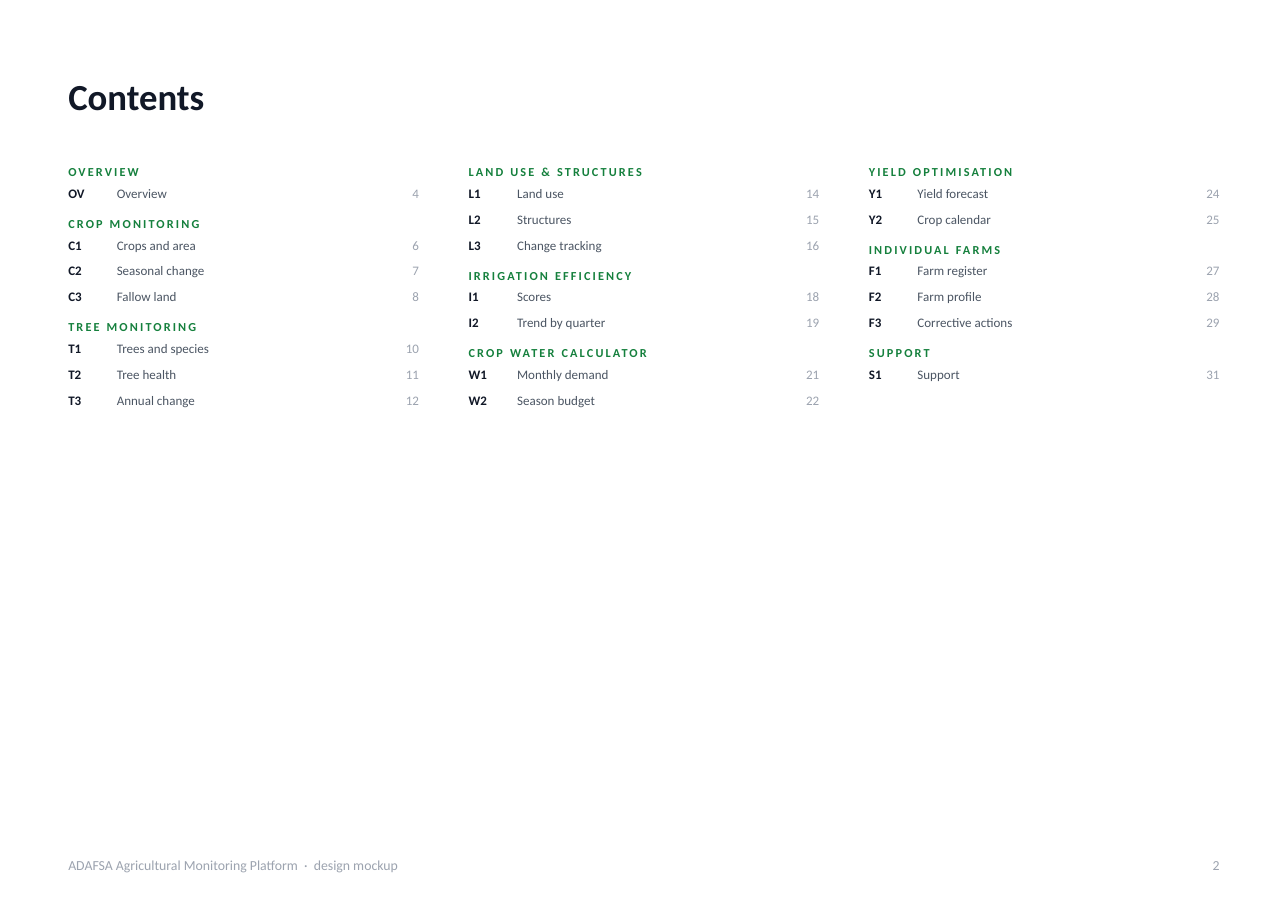
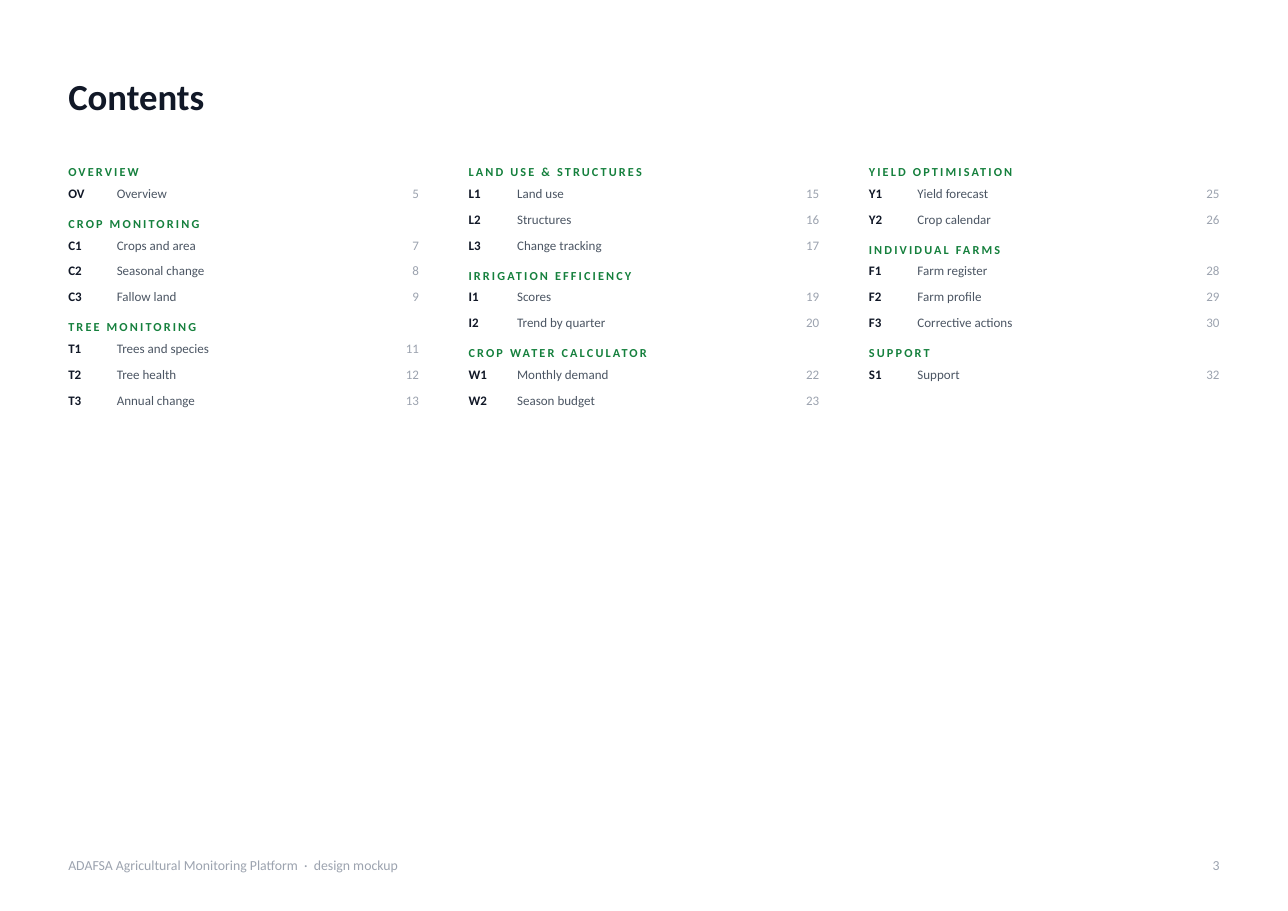
Before and after one commit to romainbigare/adafsa-mockup, a slide deck: slide 3 of docs/ADAFSA_Platform_Screens.pptx (slide 2 before the commit). Drawn at 1288x911 pixels with LibreOffice and Linux fonts; fonts in the diff are those of the drawing. Boxes give left, top, right and bottom in pixels: in the first picture for what was removed or moved away, otherwise in the second. Text is boxed around its words. In the diff, an @@ line names an element or a change of style, - is before the commit and + after.

```diff
--- a/docs/ADAFSA_Platform_Screens.pptx
+++ b/docs/ADAFSA_Platform_Screens.pptx
@@ text at <box>412,190,419,198</box>: text changed @@
-4
+5
@@ text removed at <box>806,190,819,198</box> @@
-14
@@ text removed at <box>1206,190,1219,198</box> @@
-24
@@ text removed at <box>412,241,419,250</box> @@
-6
@@ text added at <box>806,242,819,250</box>, 8.5 pt, text #9CA3AF @@
+17
@@ 8 texts: place and size @@
-8 texts at <box>406,216,1219,379</box>
+8 texts at <box>406,190,1219,353</box>
@@ text removed at <box>1206,267,1219,275</box> @@
-27
@@ text added at <box>806,319,819,327</box>, 8.5 pt, text #9CA3AF @@
+20
@@ text removed at <box>406,344,419,353</box> @@
-10
```
Also in this commit, not shown: 30 other slides changed, 1 slide added, 2 other files.
